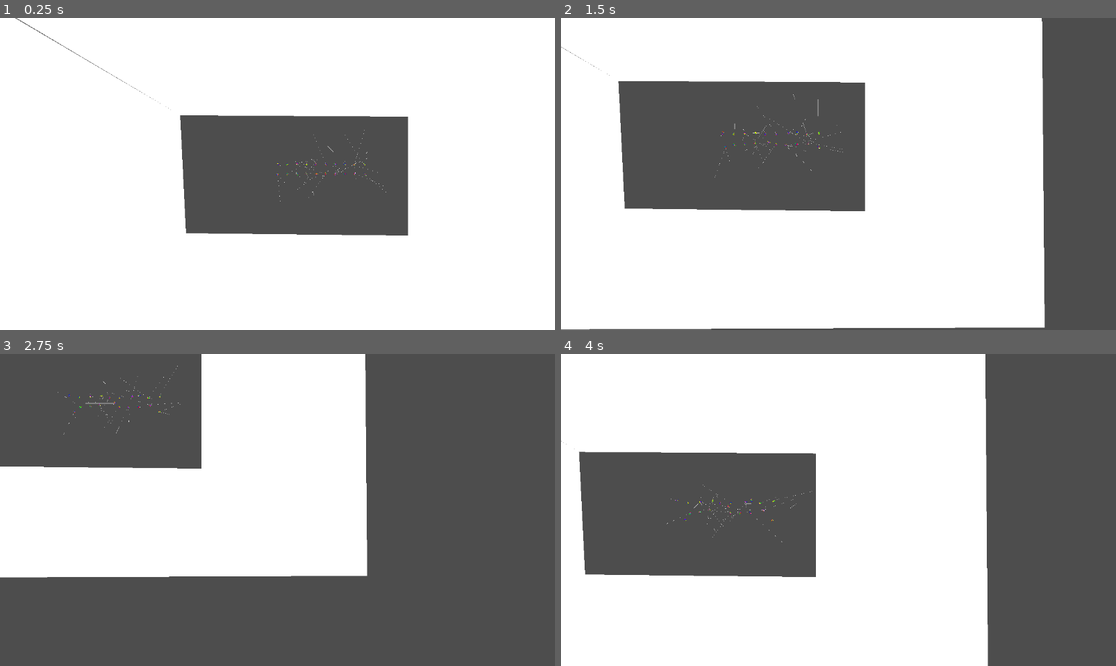
Above: before the commit, frames 1-4 (two rows, left to right).
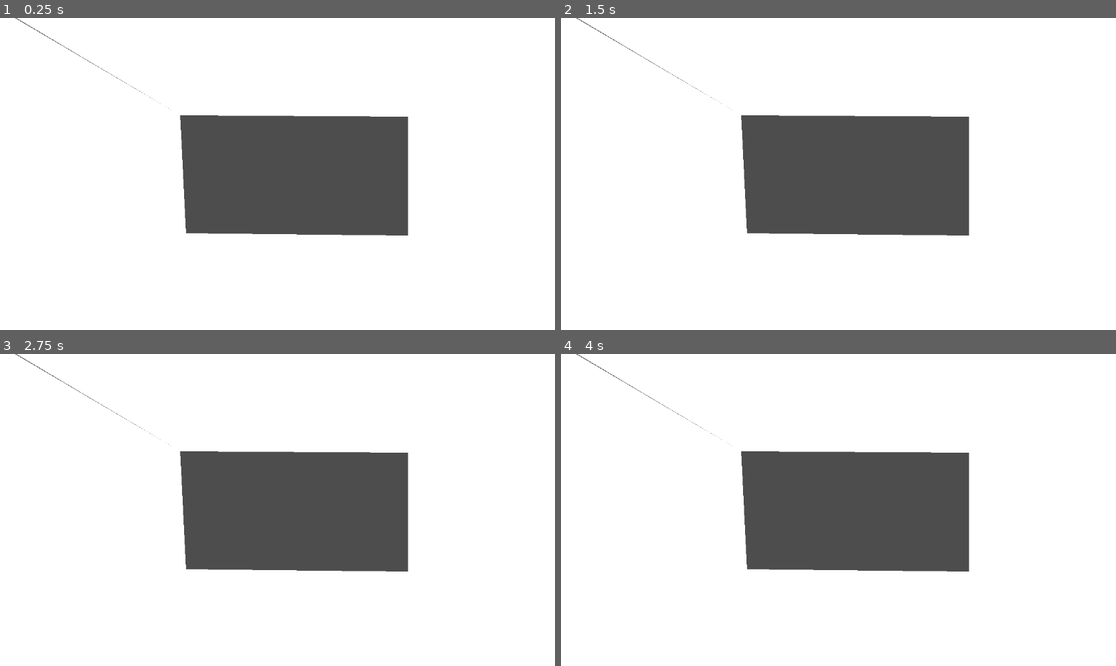
Above: after the commit, the same moments.

Repository: 06gusmog/EVOLUTIONATOR-4000
Game: Godot game, scene res://Misc/world.tscn
The game is run twice, just before and just after one commit, with the same random seed, the same clock (stepped at 60 frames per second) and the same inputs.
Inputs (mouse positions are in pixels of both pictures, inside the frame that each line leads up to):
- Up to frame 1 (0.25 s): no input
- Up to frame 2 (1.5 s): move the mouse to (960, 158) at 0.52 s; hold Right (right) 0.53-1.28 s; click (960, 158) at 0.6 s; tap Shift (zoom_in) at 0.8, 1.35 s; move the mouse to (727, 189) at 1.27 s; hold Down (down) from 1.28 s (still down)
- Up to frame 3 (2.75 s): tap Ctrl (zoom_out) at 1.55, 2.1 s; move the mouse to (333, 441) at 2.02 s; release Down (down) at 2.03 s; hold Right (right) from 2.03 s (still down); click (333, 441) at 2.3 s
- Up to frame 4 (4 s): move the mouse to (810, 572) at 2.77 s; release Right (right) at 2.78 s; hold Up (up) 2.78-3.53 s; click (810, 572) at 2.85 s; tap Shift (zoom_in) at 3.05, 3.6 s; move the mouse to (1005, 556) at 3.52 s; hold Left (left) from 3.53 s (still down); tap Ctrl (zoom_out) at 3.8 s

The runs differ from the first frame. In frame 1, less than 0.1% of the frame differs, in the area x 49-70%, y 35-59%; in frame 2, 34%; in frame 3, 76%, in the area x 0-100%, y 0-100%; in frame 4, 46%.

Commit message:
New connection distribution, generate RNA function
Changed function for deciding how many (if any) connections a cell should have. Also split generate_random_DNA into the new function generate_random_RNA, so it is easier to add new cells to a creature after it has been created.

Diff:
--- a/Godot/Cell Types/Scripts/MoveCell.gd
+++ b/Godot/Cell Types/Scripts/MoveCell.gd
@@ -8,10 +8,10 @@
 func _interpret_special_sauce(special_sauce):
 	var sauce_values = get_from_sauce(special_sauce, ["angle", "weight"])
 	angle = sauce_values[0]
-	strength = sauce_values[1] * movement_tweak
+	strength = sauce_values[1]
 	force = Vector2(cos(angle), sin(angle)) * strength
 	sprite_2d_2.rotation = angle - PI/2
 
 func _act(input, delta):
 	get_parent().apply_impulse(input * force * delta, position)
-	sprite_2d_2.scale.y = strength * input / (movement_tweak * 9)
+	sprite_2d_2.scale.y = strength * input
--- /dev/null
+++ b/Godot/Cell Types/Scripts/testCell.gd
@@ -0,0 +1,15 @@
+extends Cell
+
+var oogboog : bool
+var sminglesmorg : float
+
+func _interpret_special_sauce(special_sauce):
+	var sauce_values = get_from_sauce(special_sauce, ['bool', 'angle'])
+	oogboog = sauce_values[0]
+	sminglesmorg = sauce_values[1]
+
+func _act(input):
+	pass
+
+func _update_output(input):
+	pass
--- a/Godot/Misc/Creature.gd
+++ b/Godot/Misc/Creature.gd
@@ -2,7 +2,7 @@
 var DNA : Array
 var killing_queue : Array
 var cells : Array
-var energy = 1000.0
+var energy = 100.0
 var food_object
 
 @export var cell_weight : float
@@ -16,7 +16,7 @@
 	food_object = get_parent().get_node('FoodObject')
 	var i = 0
 	for RNA in DNA:
-		var cell_base = load("res://Cell Types/Scenes/" + RNA['Type'])
+		var cell_base = load("res://Cell Types/Scenes/" + RNA['Type'] + ".tscn")
 		var cell_instance = cell_base.instantiate()
 		add_child(cell_instance)
 		cell_instance.unpack(RNA, str(i))
@@ -40,18 +40,18 @@
 
 
 func _on_body_shape_entered(body_rid, body, body_shape_index, local_shape_index):
-	#print('---Collision handling start---')
+	print('---Collision handling start---')
 	if not body is RigidBody2D:
-		#print('---Not a creature break---')
+		print('---Not a creature break---')
 		return 0
 	var local_cell = cells[local_shape_index]
 	var body_cell = body.cells[body_shape_index]
 	print(body_cell)
 	print(local_cell)
 	if 'Eats' in body_cell.tags and not 'Inedible' in local_cell.tags:
-		#print('-We have been consumed-')
-		kill_cell(str(local_shape_index))
-	#print('---Collision handling end---')
+		print('-We have been consumed-')
+		kill_cell(local_shape_index)
+	print('---Collision handling end---')
 
 
 func kill_cell(cellID : String):
--- a/Godot/Misc/SimulationHandler.gd
+++ b/Godot/Misc/SimulationHandler.gd
@@ -1,30 +1,18 @@
-extends Node2D
+extends Node
 
 var rng = RandomNumberGenerator.new()
 var number_string = "0123456789"
 var cell_types = DirAccess.get_files_at("res://Cell Types/Scenes/")
-const CREATURE = preload("res://Misc/creature.tscn")
+
 @export var creature_amount: int
-@export var creature_size: int
 @export var special_sauce_length: int = 5
-@onready var camera_2d = $Camera2D
-@export var camera_move_speed = 5.0
-@onready var food_object = $FoodObject
 
 # Math functions
 
 func _ready():
-	for i in range(creature_amount):
-		var dudebro = CREATURE.instantiate()
-		dudebro.DNA = generate_random_DNA(creature_size)
-		dudebro.position += Vector2((i % 10)*20, int(i / 10) * -20)
-		add_child(dudebro)
-
-func _process(delta):
-	camera_2d.position += Input.get_vector( 'left', 'right', 'up', 'down') * camera_move_speed * 1/camera_2d.zoom
-	camera_2d.zoom -= Vector2(0.01, 0.01) * Input.get_axis("zoom_in", "zoom_out") * camera_2d.zoom
-	if Input.is_action_just_pressed("click"):
-		food_object.add_food(20, get_global_mouse_position())
+	var DNA = generate_random_DNA(10)
+	for RNA in DNA:
+		print(RNA)
 
 func generate_special_sauce(length : int):
 	var special_sauce = ""
@@ -32,24 +20,31 @@
 		special_sauce += number_string[rng.randi() % 10]
 	return special_sauce
 
+func generate_random_RNA(cell_positions: Array, creature_size):
+	var RNA = {}
+	RNA['Type'] = cell_types[rng.randi() % len(cell_types)] #Would it be slower to use randi_range() instead?
+	cell_positions.append(select_cell_position(cell_positions))
+	RNA['Position'] = cell_positions[-1]
+	RNA['Connections'] = []
+	for x in range(int(ceil(7.5/(0.4 * (rng.randi() % 10) + 1.25) - 2))): # Selects a weighted number between 0 and 4
+		var connection = rng.randi() % (creature_size-1)
+		if connection >= len(cell_positions):
+			connection += 1
+		RNA['Connections'].append(str(connection))
+	RNA['Special Sauce'] = generate_special_sauce(special_sauce_length)
+	return [RNA, cell_positions]
+
+
 func generate_random_DNA(size : int):
-	"""No chance to have 0 connections. That math function could use a revision"""
 	var DNA = []
 	var cell_positions = []
 	for cell in range(size):
-		var RNA = {}
-		RNA['Type'] = cell_types[rng.randi() % len(cell_types)]
-		cell_positions.append(select_cell_position(cell_positions))
-		RNA['Position'] = cell_positions[-1]
-		RNA['Connections'] = []
-		for x in range(int(ceil(8.8/((rng.randi() % 10) + 2.2)))): # Selects a weighted number between 1 and 4
-			var connection = rng.randi() % (size-1)
-			if connection >= len(cell_positions):
-				connection += 1
-			RNA['Connections'].append(str(connection))
-		RNA['Special Sauce'] = generate_special_sauce(special_sauce_length)
+		var random_RNA_return = generate_random_RNA(cell_positions, size)
+		var RNA = random_RNA_return[0]
+		#This way of updating cell_positions feels a bit goofy, but i think it's fine?
+		cell_positions = random_RNA_return[1]
 		DNA.append(RNA)
-	return DNA
+	return [DNA, cell_positions]
 
 func select_cell_position(established_positions : Array):
 	var cell_position = Vector2(0,0)
--- a/Godot/Misc/testworld.gd
+++ b/Godot/Misc/testworld.gd
@@ -9,9 +9,8 @@
 	[
 		{'Type':'eye_cell', 'Position':Vector2(1,0), 'Connections':[], 'Special Sauce':'009'},
 		{'Type':'move_cell', 'Position':Vector2(1,1), 'Connections':['0'], 'Special Sauce':'1234'},
-		{'Type':'move_cell', 'Position':Vector2(1,2), 'Connections':['3'], 'Special Sauce':'509'},
-		{'Type':'neuron_cell', 'Position':Vector2(1,3), 'Connections':[], 'Special Sauce':'0051'},
-		{'Type':'rotation_cell', 'Position':Vector2(1,4), 'Connections':['3'], 'Special Sauce':'999'}
+		{'Type':'move_cell', 'Position':Vector2(1,2), 'Connections':['3'], 'Special Sauce':'505'},
+		{'Type':'neuron_cell', 'Position':Vector2(1,3), 'Connections':[], 'Special Sauce':'0051'}
 	],
 	[
 		{'Type':'move_cell', 'Position':Vector2(0,0), 'Connections':['1'], 'Special Sauce':'004'},
--- a/Godot/Misc/world.tscn
+++ b/Godot/Misc/world.tscn
@@ -1,14 +1,13 @@
 [gd_scene load_steps=4 format=3 uid="uid://dqhflav3j0b86"]
 
 [ext_resource type="Script" path="res://Misc/SimulationHandler.gd" id="1_yl8cj"]
-[ext_resource type="PackedScene" uid="uid://bgpjpvrhc2ioi" path="res://Misc/food_object.tscn" id="2_8ygnx"]
+[ext_resource type="PackedScene" path="res://Misc/food_object.tscn" id="2_8ygnx"]
 
 [sub_resource type="PhysicsMaterial" id="PhysicsMaterial_06e6h"]
 
 [node name="World" type="Node2D"]
 script = ExtResource("1_yl8cj")
 creature_amount = 20
-creature_size = 10
 
 [node name="Camera2D" type="Camera2D" parent="."]
 
--- a/Godot/Standards/Cell.gd
+++ b/Godot/Standards/Cell.gd
@@ -9,7 +9,6 @@
 var connections : Array
 var input : float
 var output : float
-@export var movement_tweak = 50.0
 
 #-- Math Functions --
 func weighted_clamp(number):
@@ -55,7 +54,6 @@
 	for connection in connections:
 		if not connection in cellIDs:
 			temporary_array.append(connection)
-	connections = temporary_array
 
 func update_output():
 	_update_output(input)
